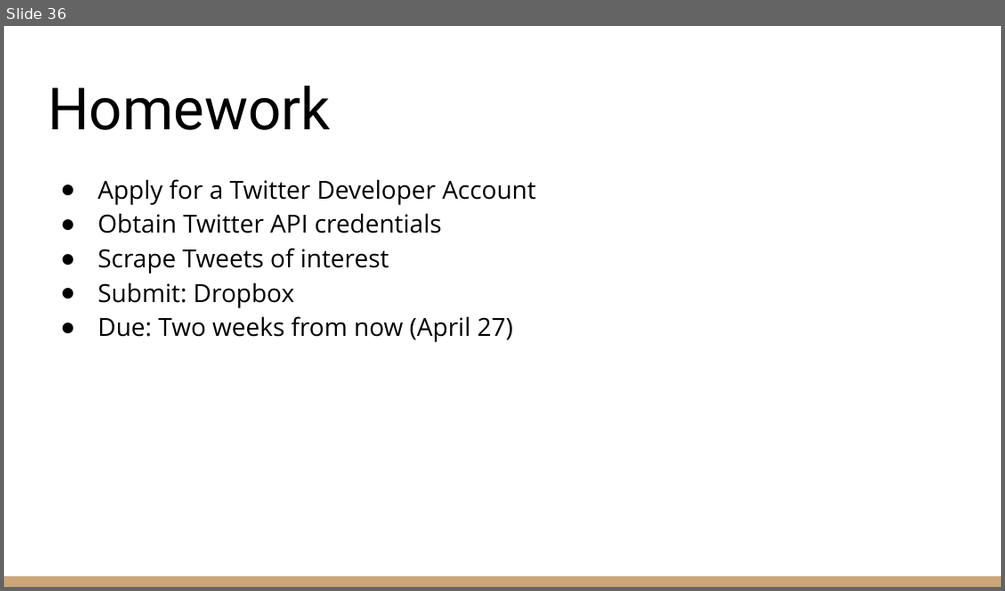
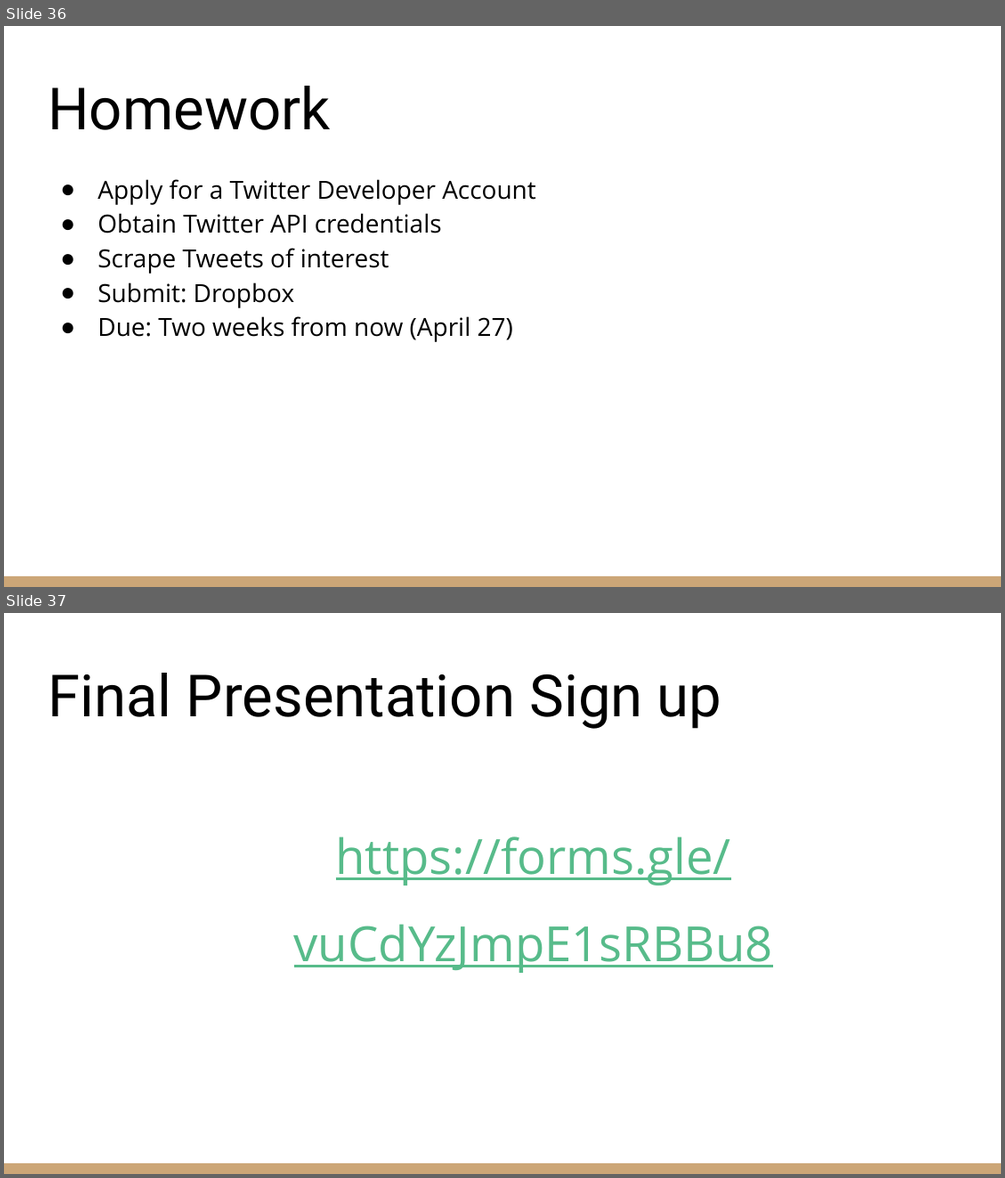
Before and after one commit to ngathan/DataMiningS2020, a slide deck: Week9/Week9_ Digital Trace Data.pptx. Shown one above the other, each under a label of ours: slide 36 before the commit, slides 36 and 37 after it. The pictures are 1005x591 and 1005x1178 pixels, drawn with LibreOffice and Linux fonts; fonts in the diff are those of the drawing. Boxes give left, top, right and bottom in pixels: in the first picture for what was removed or moved away, otherwise in the second. Text is boxed around its words. In the diff, an @@ line names an element or a change of style, - is before the commit and + after.

```diff
--- a/Week9/Week9_ Digital Trace Data.pptx
+++ b/Week9/Week9_ Digital Trace Data.pptx
@@ slide 37 added at (4, 613, 1001, 1174), background #FFFFFF; not listed: 1 template element that a slide beside it also shows @@
@@ title added at (48, 673, 722, 729), 42 pt, text #000000 @@
+Final Presentation Sign up
@@ text added at (294, 836, 773, 973), 35 pt, text #57BB8A, underline @@
+  https://forms.gle/vuCdYzJmpE1sRBBu8
```
Also in this commit, not shown: 4 slides changed, 1 other file.
